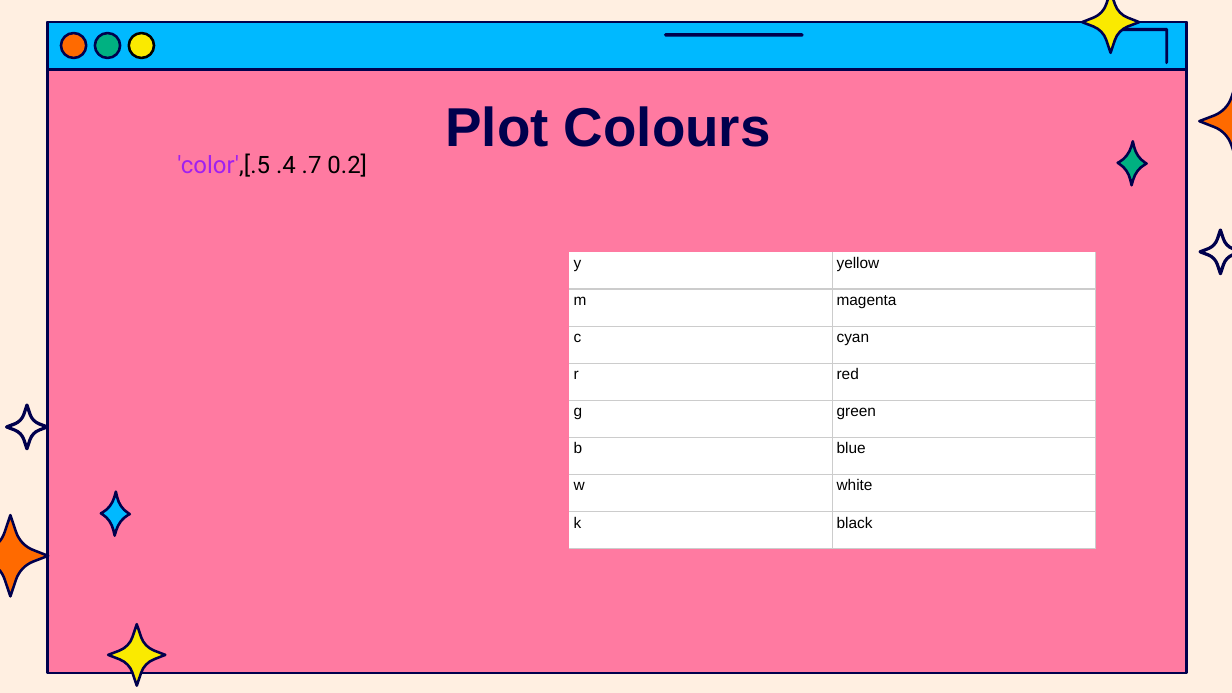
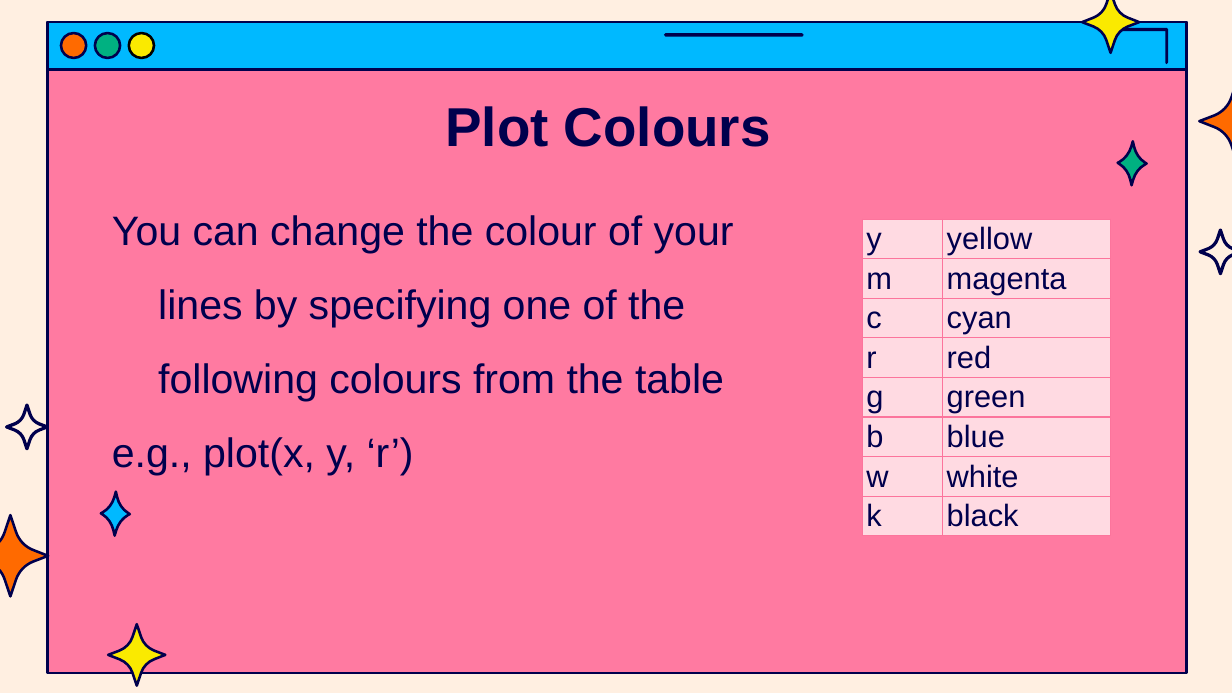
Before and after one commit to jasondsc/MATDRAB2MATFAB, a slide deck: slide 10 of slides/MATLAB_class_4.pptx (slide 7 before the commit). Drawn at 1232x693 pixels with LibreOffice and Linux fonts; fonts in the diff are those of the drawing. Boxes give left, top, right and bottom in pixels: in the first picture for what was removed or moved away, otherwise in the second. Text is boxed around its words. In the diff, an @@ line names an element or a change of style, - is before the commit and + after.

```diff
--- a/slides/MATLAB_class_4.pptx
+++ b/slides/MATLAB_class_4.pptx
@@ text removed at <box>177,153,367,177</box> @@
-'color',[.5 .4 .7 0.2]
@@ text added at <box>112,215,734,476</box>, 24 pt, text #00004D @@
+You can change the colour of your lines by specifying one of the following colours from the table
+e.g., plot(x, y, ‘r’)
@@ table at <box>862,219,1111,556</box> @@
@@ fill #FFFFFF to none in 16 cells @@
@@ size 9 to 18 pt, text colour #000000 to #00004D @@
@@ borders changed @@
@@ table: place and size @@
-table at <box>569,251,1096,548</box>
+table at <box>862,219,1111,556</box>
```
Also in this commit, not shown: 8 other slides changed, 3 slides added, 4 other files.
